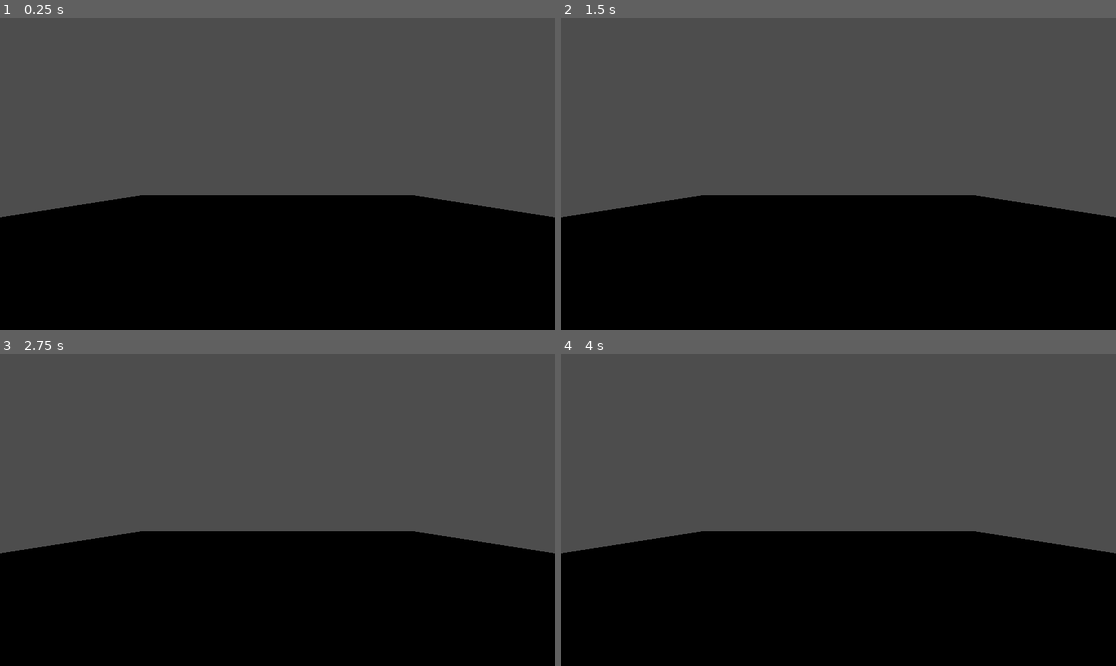
Above: before the commit, frames 1-4 (two rows, left to right).
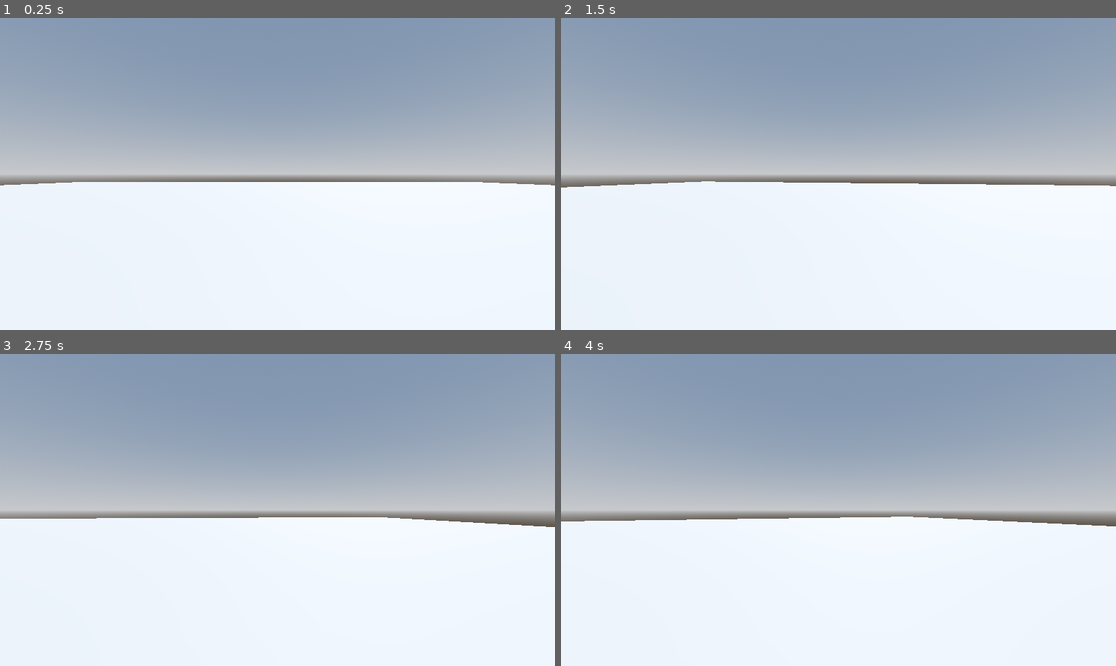
Above: after the commit, the same moments.

Repository: CommanderTempest/Robo-Rampage
Game: Godot game, scene res://Levels/sandbox.tscn
Two runs of this game, one before a commit and one after it. Both use one fixed random seed, a clock stepped at 60 frames per second and the inputs below.
Inputs (mouse positions are in pixels of both pictures, inside the frame that each line leads up to):
- Up to frame 1 (0.25 s): no input
- Up to frame 2 (1.5 s): tap Enter at 0.5 s; move the mouse to (960, 158) at 0.52 s; hold D (move_right, bound only after the commit) 0.53-1.28 s; tap Space (jump, bound only after the commit) at 0.6, 0.77, 1.07, 1.35 s; move the mouse to (727, 189) at 1.27 s; hold S (move_back, bound only after the commit) from 1.28 s (still down)
- Up to frame 3 (2.75 s): tap Space (jump, bound only after the commit) at 1.52, 1.82, 2.1 s; move the mouse to (333, 441) at 2.02 s; release S (move_back, bound only after the commit) at 2.03 s; hold D (move_right, bound only after the commit) from 2.03 s (still down)
- Up to frame 4 (4 s): move the mouse to (810, 572) at 2.77 s; release D (move_right, bound only after the commit) at 2.78 s; hold W (move_forward, bound only after the commit) 2.78-3.53 s; tap Space (jump, bound only after the commit) at 2.85, 3.02, 3.32, 3.6, 3.77 s; move the mouse to (1005, 556) at 3.52 s; hold A (move_left, bound only after the commit) from 3.53 s (still down)

The runs differ from the first frame. In frame 1, 100% of the frame differs, in the area x 0-100%, y 0-100%; in frame 2, 100%; in frame 3, 100%; in frame 4, 100%.

Commit message:
Added player movement
+Added player movement
+Added camera rotation based on mouse

Diff:
--- a/Levels/sandbox.tscn
+++ b/Levels/sandbox.tscn
@@ -1,15 +1,33 @@
-[gd_scene format=3 uid="uid://cc3uxrw4ymfdl"]
+[gd_scene load_steps=5 format=3 uid="uid://cc3uxrw4ymfdl"]
+
+[ext_resource type="PackedScene" uid="uid://dr4t02eyl4xrn" path="res://Player/player.tscn" id="1_78w1d"]
+
+[sub_resource type="ProceduralSkyMaterial" id="ProceduralSkyMaterial_lvdus"]
+sky_horizon_color = Color(0.64625, 0.65575, 0.67075, 1)
+ground_horizon_color = Color(0.64625, 0.65575, 0.67075, 1)
+
+[sub_resource type="Sky" id="Sky_34uhs"]
+sky_material = SubResource("ProceduralSkyMaterial_lvdus")
+
+[sub_resource type="Environment" id="Environment_266ra"]
+background_mode = 2
+sky = SubResource("Sky_34uhs")
+tonemap_mode = 2
+glow_enabled = true
 
 [node name="Sandbox" type="Node3D"]
+
+[node name="WorldEnvironment" type="WorldEnvironment" parent="."]
+environment = SubResource("Environment_266ra")
+
+[node name="DirectionalLight3D" type="DirectionalLight3D" parent="."]
+transform = Transform3D(-0.866025, -0.433013, 0.25, 0, 0.5, 0.866025, -0.5, 0.75, -0.433013, 0, 0, 0)
+shadow_enabled = true
 
 [node name="Floor" type="CSGBox3D" parent="."]
 transform = Transform3D(1, 0, 0, 0, 1, 0, 0, 0, 1, 0, -0.5, 0)
 use_collision = true
 size = Vector3(64, 1, 64)
 
-[node name="WorldEnvironment" type="WorldEnvironment" parent="."]
-
-[node name="DirectionalLight3D" type="DirectionalLight3D" parent="."]
-
-[node name="Camera3D" type="Camera3D" parent="."]
-transform = Transform3D(1, 0, 0, 0, 1, 0, 0, 0, 1, 0, 5, 16)
+[node name="Player" parent="." instance=ExtResource("1_78w1d")]
+transform = Transform3D(1, 0, 0, 0, 1, 0, 0, 0, 1, 0, 1, 0)
--- /dev/null
+++ b/Player/player.gd
@@ -0,0 +1,45 @@
+extends CharacterBody3D
+
+
+const SPEED = 5.0
+const JUMP_VELOCITY = 4.5
+
+# Get the gravity from the project settings to be synced with RigidBody nodes.
+var gravity = ProjectSettings.get_setting("physics/3d/default_gravity")
+var mouse_motion := Vector2.ZERO
+
+func _ready() -> void:
+	Input.mouse_mode = Input.MOUSE_MODE_CAPTURED
+
+func _physics_process(delta):
+	handle_camera_location()
+	# Add the gravity.
+	if not is_on_floor():
+		velocity.y -= gravity * delta
+
+	# Handle Jump.
+	if Input.is_action_just_pressed("jump") and is_on_floor():
+		velocity.y = JUMP_VELOCITY
+
+	# Get the input direction and handle the movement/deceleration.
+	# As good practice, you should replace UI actions with custom gameplay actions.
+	var input_dir = Input.get_vector("move_left", "move_right", "move_forward", "move_back")
+	var direction = (transform.basis * Vector3(input_dir.x, 0, input_dir.y)).normalized()
+	if direction:
+		velocity.x = direction.x * SPEED
+		velocity.z = direction.z * SPEED
+	else:
+		velocity.x = move_toward(velocity.x, 0, SPEED)
+		velocity.z = move_toward(velocity.z, 0, SPEED)
+
+	move_and_slide()
+
+func _input(event: InputEvent) -> void:
+	if event is InputEventMouseMotion and Input.mouse_mode == Input.MOUSE_MODE_CAPTURED:
+		mouse_motion = -event.relative * 0.001
+	if event.is_action_pressed("ui_cancel"):
+		Input.mouse_mode = Input.MOUSE_MODE_VISIBLE
+
+func handle_camera_location() -> void:
+	rotate_y(mouse_motion.x)
+	mouse_motion = Vector2.ZERO
--- /dev/null
+++ b/Player/player.tscn
@@ -0,0 +1,19 @@
+[gd_scene load_steps=4 format=3 uid="uid://dr4t02eyl4xrn"]
+
+[ext_resource type="Script" path="res://Player/player.gd" id="1_3p1pw"]
+
+[sub_resource type="CapsuleMesh" id="CapsuleMesh_23a4x"]
+
+[sub_resource type="CapsuleShape3D" id="CapsuleShape3D_etfpw"]
+
+[node name="Player" type="CharacterBody3D"]
+script = ExtResource("1_3p1pw")
+
+[node name="MeshInstance3D" type="MeshInstance3D" parent="."]
+mesh = SubResource("CapsuleMesh_23a4x")
+
+[node name="CollisionShape3D" type="CollisionShape3D" parent="."]
+shape = SubResource("CapsuleShape3D_etfpw")
+
+[node name="Camera3D" type="Camera3D" parent="."]
+transform = Transform3D(1, 0, 0, 0, 1, 0, 0, 0, 1, 0, 0.3, 0)
--- a/project.godot
+++ b/project.godot
@@ -14,3 +14,31 @@
 run/main_scene="res://Levels/sandbox.tscn"
 config/features=PackedStringArray("4.1", "Forward Plus")
 config/icon="res://icon.svg"
+
+[input]
+
+move_left={
+"deadzone": 0.5,
+"events": [Object(InputEventKey,"resource_local_to_scene":false,"resource_name":"","device":-1,"window_id":0,"alt_pressed":false,"shift_pressed":false,"ctrl_pressed":false,"meta_pressed":false,"pressed":false,"keycode":0,"physical_keycode":65,"key_label":0,"unicode":97,"echo":false,"script":null)
+]
+}
+move_right={
+"deadzone": 0.5,
+"events": [Object(InputEventKey,"resource_local_to_scene":false,"resource_name":"","device":-1,"window_id":0,"alt_pressed":false,"shift_pressed":false,"ctrl_pressed":false,"meta_pressed":false,"pressed":false,"keycode":0,"physical_keycode":68,"key_label":0,"unicode":100,"echo":false,"script":null)
+]
+}
+jump={
+"deadzone": 0.5,
+"events": [Object(InputEventKey,"resource_local_to_scene":false,"resource_name":"","device":-1,"window_id":0,"alt_pressed":false,"shift_pressed":false,"ctrl_pressed":false,"meta_pressed":false,"pressed":false,"keycode":0,"physical_keycode":32,"key_label":0,"unicode":32,"echo":false,"script":null)
+]
+}
+move_forward={
+"deadzone": 0.5,
+"events": [Object(InputEventKey,"resource_local_to_scene":false,"resource_name":"","device":-1,"window_id":0,"alt_pressed":false,"shift_pressed":false,"ctrl_pressed":false,"meta_pressed":false,"pressed":false,"keycode":0,"physical_keycode":87,"key_label":0,"unicode":119,"echo":false,"script":null)
+]
+}
+move_back={
+"deadzone": 0.5,
+"events": [Object(InputEventKey,"resource_local_to_scene":false,"resource_name":"","device":-1,"window_id":0,"alt_pressed":false,"shift_pressed":false,"ctrl_pressed":false,"meta_pressed":false,"pressed":false,"keycode":0,"physical_keycode":83,"key_label":0,"unicode":115,"echo":false,"script":null)
+]
+}
